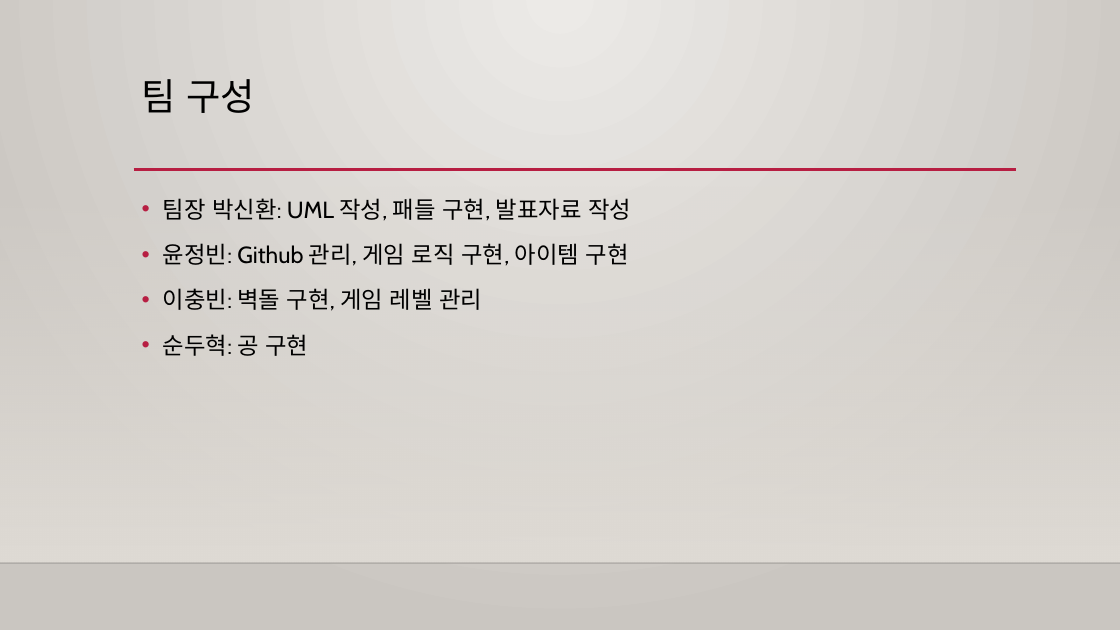
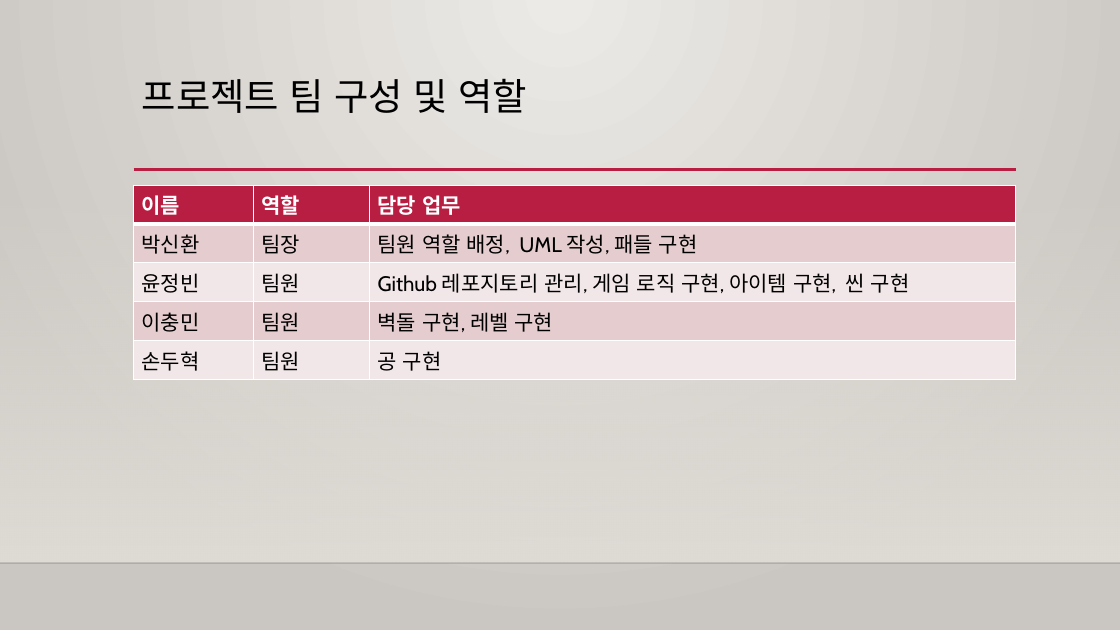
Before and after one commit to Bin2y/Break-Out, a slide deck: slide 4 of 결과보고서_B11팀(벽돌깨기).pptx (slide 5 before the commit). Drawn at 1120x630 pixels with LibreOffice and Linux fonts; fonts in the diff are those of the drawing; background and template pictures are left out. Boxes give left, top, right and bottom in pixels: in the first picture for what was removed or moved away, otherwise in the second. Text is boxed around its words. In the diff, an @@ line names an element or a change of style, - is before the commit and + after.

```diff
--- a/결과보고서_B11팀(벽돌깨기).pptx
+++ b/결과보고서_B11팀(벽돌깨기).pptx
@@ title at (x1=142, y1=78, x2=527, y2=113): text changed @@
-팀 구성
+프로젝트 팀 구성 및 역할
@@ table added at (x1=134, y1=185, x2=1016, y2=375), 5 rows, 3 columns @@
+이름 | 역할 | 담당 업무
+박신환 | 팀장 | 팀원 역할 배정, UML 작성, 패들 구현
+윤정빈 | 팀원 | Github 레포지토리 관리, 게임 로직 구현, 아이템 구현, 씬 구현
+이충민 | 팀원 | 벽돌 구현, 레벨 구현
+손두혁 | 팀원 | 공 구현
@@ text removed at (x1=163, y1=198, x2=631, y2=356) @@
-• 팀장 박신환: UML 작성, 패들 구현, 발표자료 작성
-• 윤정빈: Github 관리, 게임 로직 구현, 아이템 구현
-• 이충빈: 벽돌 구현, 게임 레벨 관리
-• 순두혁: 공 구현
```
Also in this commit, not shown: 2 other slides changed, 1 slide removed.
